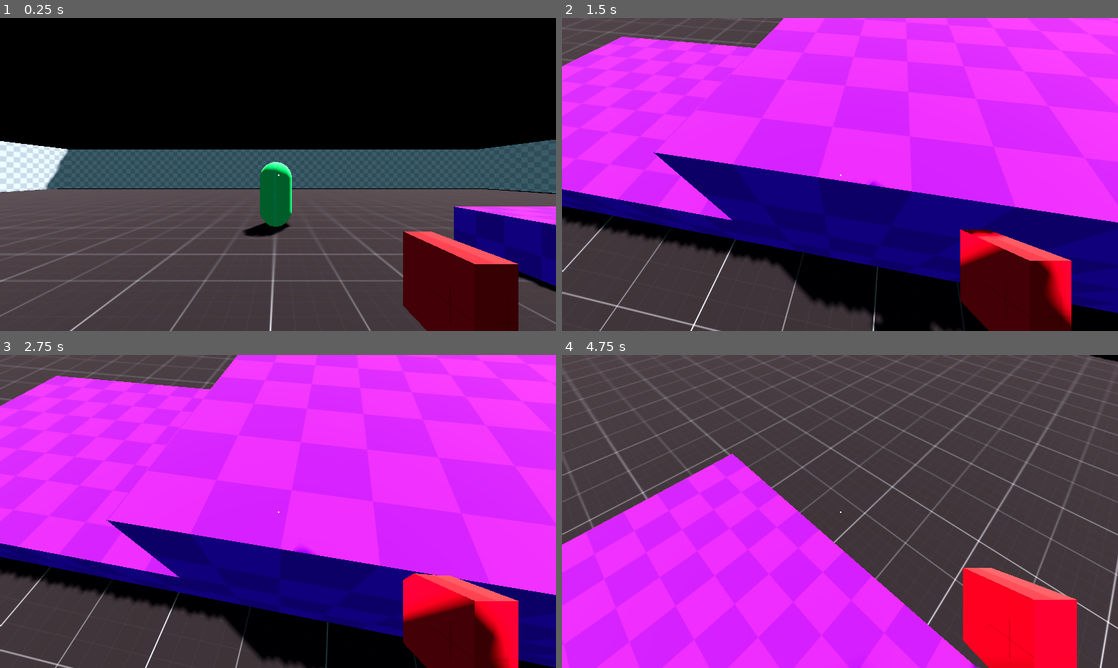
Above: before the commit, frames 1-4 (two rows, left to right).
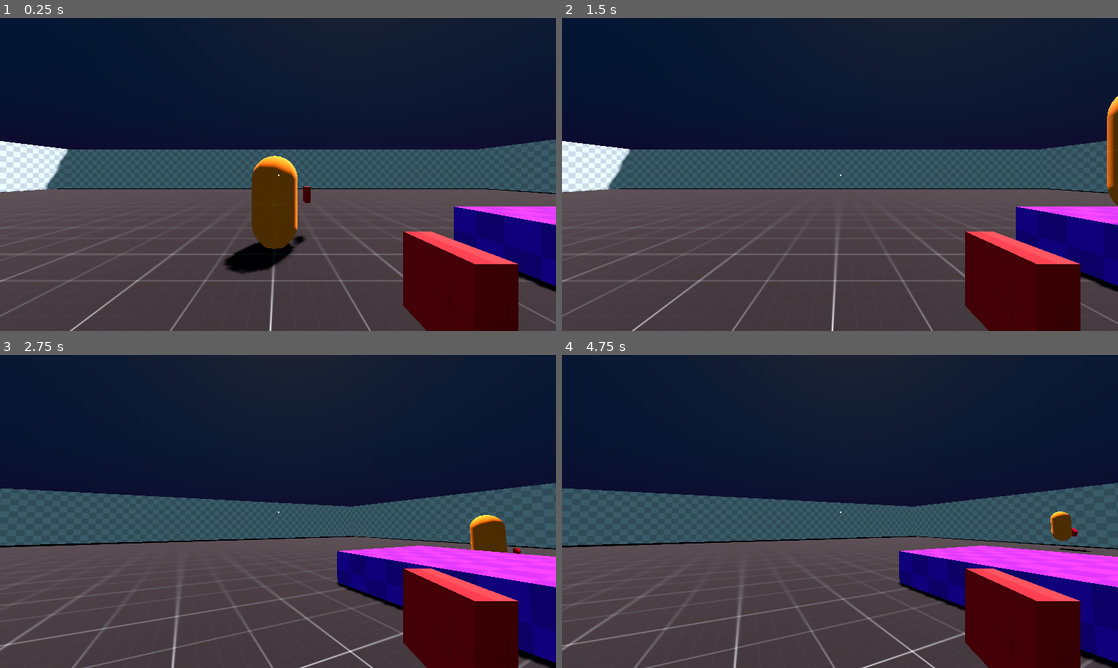
Above: after the commit, the same moments.

Repository: charleybirb/local-co-op-shooter
Game: Godot game, scene res://scenes/test_level.tscn
Two runs of this game, one before a commit and one after it. Both use one fixed random seed, a clock stepped at 60 frames per second and the inputs below.
Inputs (mouse positions are in pixels of both pictures, inside the frame that each line leads up to):
- Up to frame 1 (0.25 s): no input
- Up to frame 2 (1.5 s): tap Enter at 0.5 s; move the mouse to (867, 174) at 0.52 s; hold W (move_forward) from 0.53 s (still down); click (867, 174) at 0.6 s; tap Space (jump) at 0.77, 1.07 s; tap Shift (sprint) at 0.8, 1.35 s; move the mouse to (812, 174) at 1.27 s
- Up to frame 3 (2.75 s): keep holding W (move_forward); tap Space (jump) at 1.52, 1.82, 2.3 s; tap Tab (switch_input_type) at 1.55, 2.1 s; move the mouse to (289, 505) at 2.02 s
- Up to frame 4 (4.75 s): keep holding W (move_forward); move the mouse to (834, 517) at 2.77 s; tap Space (jump) at 2.85, 3.02, 3.32, 3.77, 4.07, 4.52 s; click (834, 517) at 3.05 s; move the mouse to (878, 514) at 3.52 s; click (878, 514) at 3.6 s; tap Shift (sprint) at 3.8, 4.35 s; move the mouse to (795, 508) at 4.27 s; tap Tab (switch_input_type) at 4.55 s

The runs differ from the first frame. In frame 1, 45% of the frame differs, in the area x 0-100%, y 0-82%; in frame 2, 82%; in frame 3, 84%; in frame 4, 97%, in the area x 0-100%, y 0-100%.

Commit message:
detect inputs based on device
keyboard index is -1, gamepad index is 0+

Diff:
--- a/project.godot
+++ b/project.godot
@@ -30,34 +30,29 @@
 
 [input]
 
-jump={
+jump0={
 "deadzone": 0.2,
-"events": [Object(InputEventKey,"resource_local_to_scene":false,"resource_name":"","device":-1,"window_id":0,"alt_pressed":false,"shift_pressed":false,"ctrl_pressed":false,"meta_pressed":false,"pressed":false,"keycode":0,"physical_keycode":32,"key_label":0,"unicode":32,"location":0,"echo":false,"script":null)
-, Object(InputEventJoypadButton,"resource_local_to_scene":false,"resource_name":"","device":-1,"button_index":0,"pressure":0.0,"pressed":true,"script":null)
+"events": [Object(InputEventJoypadButton,"resource_local_to_scene":false,"resource_name":"","device":0,"button_index":0,"pressure":0.0,"pressed":true,"script":null)
 ]
 }
-move_forward={
+move_forward0={
 "deadzone": 0.2,
-"events": [Object(InputEventKey,"resource_local_to_scene":false,"resource_name":"","device":-1,"window_id":0,"alt_pressed":false,"shift_pressed":false,"ctrl_pressed":false,"meta_pressed":false,"pressed":false,"keycode":0,"physical_keycode":87,"key_label":0,"unicode":119,"location":0,"echo":false,"script":null)
-, Object(InputEventJoypadMotion,"resource_local_to_scene":false,"resource_name":"","device":-1,"axis":1,"axis_value":-1.0,"script":null)
+"events": [Object(InputEventJoypadMotion,"resource_local_to_scene":false,"resource_name":"","device":0,"axis":1,"axis_value":-1.0,"script":null)
 ]
 }
-move_backward={
+move_backward0={
 "deadzone": 0.2,
-"events": [Object(InputEventKey,"resource_local_to_scene":false,"resource_name":"","device":-1,"window_id":0,"alt_pressed":false,"shift_pressed":false,"ctrl_pressed":false,"meta_pressed":false,"pressed":false,"keycode":0,"physical_keycode":83,"key_label":0,"unicode":115,"location":0,"echo":false,"script":null)
-, Object(InputEventJoypadMotion,"resource_local_to_scene":false,"resource_name":"","device":-1,"axis":1,"axis_value":1.0,"script":null)
+"events": [Object(InputEventJoypadMotion,"resource_local_to_scene":false,"resource_name":"","device":0,"axis":1,"axis_value":1.0,"script":null)
 ]
 }
-strafe_left={
+strafe_left0={
 "deadzone": 0.2,
-"events": [Object(InputEventKey,"resource_local_to_scene":false,"resource_name":"","device":-1,"window_id":0,"alt_pressed":false,"shift_pressed":false,"ctrl_pressed":false,"meta_pressed":false,"pressed":false,"keycode":0,"physical_keycode":65,"key_label":0,"unicode":97,"location":0,"echo":false,"script":null)
-, Object(InputEventJoypadMotion,"resource_local_to_scene":false,"resource_name":"","device":-1,"axis":0,"axis_value":-1.0,"script":null)
+"events": [Object(InputEventJoypadMotion,"resource_local_to_scene":false,"resource_name":"","device":0,"axis":0,"axis_value":-1.0,"script":null)
 ]
 }
-strafe_right={
+strafe_right0={
 "deadzone": 0.2,
-"events": [Object(InputEventKey,"resource_local_to_scene":false,"resource_name":"","device":-1,"window_id":0,"alt_pressed":false,"shift_pressed":false,"ctrl_pressed":false,"meta_pressed":false,"pressed":false,"keycode":0,"physical_keycode":68,"key_label":0,"unicode":100,"location":0,"echo":false,"script":null)
-, Object(InputEventJoypadMotion,"resource_local_to_scene":false,"resource_name":"","device":-1,"axis":0,"axis_value":1.0,"script":null)
+"events": [Object(InputEventJoypadMotion,"resource_local_to_scene":false,"resource_name":"","device":0,"axis":0,"axis_value":1.0,"script":null)
 ]
 }
 exit={
@@ -67,10 +62,9 @@
 , Object(InputEventJoypadButton,"resource_local_to_scene":false,"resource_name":"","device":-1,"button_index":4,"pressure":0.0,"pressed":true,"script":null)
 ]
 }
-sprint={
+sprint0={
 "deadzone": 0.2,
-"events": [Object(InputEventKey,"resource_local_to_scene":false,"resource_name":"","device":-1,"window_id":0,"alt_pressed":false,"shift_pressed":false,"ctrl_pressed":false,"meta_pressed":false,"pressed":false,"keycode":0,"physical_keycode":4194325,"key_label":0,"unicode":0,"location":0,"echo":false,"script":null)
-, Object(InputEventJoypadButton,"resource_local_to_scene":false,"resource_name":"","device":-1,"button_index":2,"pressure":0.0,"pressed":true,"script":null)
+"events": [Object(InputEventJoypadButton,"resource_local_to_scene":false,"resource_name":"","device":0,"button_index":9,"pressure":0.0,"pressed":true,"script":null)
 ]
 }
 switch_input_type={
@@ -78,24 +72,54 @@
 "events": [Object(InputEventKey,"resource_local_to_scene":false,"resource_name":"","device":-1,"window_id":0,"alt_press …(195 unchanged characters)…
 ]
 }
-look_up={
+look_up0={
 "deadzone": 0.2,
-"events": [Object(InputEventJoypadMotion,"resource_local_to_scene":false,"resource_name":"","device":-1,"axis":3,"axis_value":-1.0,"script":null)
+"events": [Object(InputEventJoypadMotion,"resource_local_to_scene":false,"resource_name":"","device":0,"axis":3,"axis_value":-1.0,"script":null)
 ]
 }
-look_left={
+look_left0={
 "deadzone": 0.2,
-"events": [Object(InputEventJoypadMotion,"resource_local_to_scene":false,"resource_name":"","device":-1,"axis":2,"axis_value":-1.0,"script":null)
+"events": [Object(InputEventJoypadMotion,"resource_local_to_scene":false,"resource_name":"","device":0,"axis":2,"axis_value":-1.0,"script":null)
 ]
 }
-look_right={
+look_right0={
 "deadzone": 0.2,
-"events": [Object(InputEventJoypadMotion,"resource_local_to_scene":false,"resource_name":"","device":-1,"axis":2,"axis_value":1.0,"script":null)
+"events": [Object(InputEventJoypadMotion,"resource_local_to_scene":false,"resource_name":"","device":0,"axis":2,"axis_value":1.0,"script":null)
 ]
 }
-look_down={
+look_down0={
 "deadzone": 0.2,
-"events": [Object(InputEventJoypadMotion,"resource_local_to_scene":false,"resource_name":"","device":-1,"axis":3,"axis_value":1.0,"script":null)
+"events": [Object(InputEventJoypadMotion,"resource_local_to_scene":false,"resource_name":"","device":0,"axis":3,"axis_value":1.0,"script":null)
+]
+}
+shoot0={
+"deadzone": 0.2,
+"events": [Object(InputEventJoypadMotion,"resource_local_to_scene":false,"resource_name":"","device":0,"axis":5,"axis_value":1.0,"script":null)
+]
+}
+jump={
+"deadzone": 0.2,
+"events": [Object(InputEventKey,"resource_local_to_scene":false,"resource_name":"","device":-1,"window_id":0,"alt_pressed":false,"shift_pressed":false,"ctrl_pressed":false,"meta_pressed":false,"pressed":false,"keycode":0,"physical_keycode":32,"key_label":0,"unicode":32,"location":0,"echo":false,"script":null)
+]
+}
+move_forward={
+"deadzone": 0.2,
+"events": [Object(InputEventKey,"resource_local_to_scene":false,"resource_name":"","device":-1,"window_id":0,"alt_pressed":false,"shift_pressed":false,"ctrl_pressed":false,"meta_pressed":false,"pressed":false,"keycode":0,"physical_keycode":87,"key_label":0,"unicode":119,"location":0,"echo":false,"script":null)
+]
+}
+move_backward={
+"deadzone": 0.2,
+"events": [Object(InputEventKey,"resource_local_to_scene":false,"resource_name":"","device":-1,"window_id":0,"alt_pressed":false,"shift_pressed":false,"ctrl_pressed":false,"meta_pressed":false,"pressed":false,"keycode":0,"physical_keycode":83,"key_label":0,"unicode":115,"location":0,"echo":false,"script":null)
+]
+}
+strafe_left={
+"deadzone": 0.2,
+"events": [Object(InputEventKey,"resource_local_to_scene":false,"resource_name":"","device":-1,"window_id":0,"alt_pressed":false,"shift_pressed":false,"ctrl_pressed":false,"meta_pressed":false,"pressed":false,"keycode":0,"physical_keycode":65,"key_label":0,"unicode":97,"location":0,"echo":false,"script":null)
+]
+}
+strafe_right={
+"deadzone": 0.2,
+"events": [Object(InputEventKey,"resource_local_to_scene":false,"resource_name":"","device":-1,"window_id":0,"alt_pressed":false,"shift_pressed":false,"ctrl_pressed":false,"meta_pressed":false,"pressed":false,"keycode":0,"physical_keycode":68,"key_label":0,"unicode":100,"location":0,"echo":false,"script":null)
 ]
 }
 shoot={
@@ -103,6 +127,11 @@
 "events": [Object(InputEventMouseButton,"resource_local_to_scene":false,"resource_name":"","device":-1,"window_id":0,"a …(253 unchanged characters)…
 ]
 }
+sprint={
+"deadzone": 0.2,
+"events": [Object(InputEventKey,"resource_local_to_scene":false,"resource_name":"","device":-1,"window_id":0,"alt_pressed":false,"shift_pressed":false,"ctrl_pressed":false,"meta_pressed":false,"pressed":false,"keycode":0,"physical_keycode":4194325,"key_label":0,"unicode":0,"location":0,"echo":false,"script":null)
+]
+}
 
 [physics]
 
--- a/scenes/player_one.tscn
+++ b/scenes/player_one.tscn
@@ -6,6 +6,8 @@
 [ext_resource type="Script" uid="uid://c11p5jggd1jax" path="res://scripts/input_manager.gd" id="3_2ye1c"]
 [ext_resource type="Texture2D" uid="uid://c0kdmacw2tqae" path="res://textures/test_textures/red/texture_10.png" id="3_67mun"]
 [ext_resource type="PackedScene" uid="uid://bn06c48koa7m5" path="res://scenes/bullet_hole_decal.tscn" id="4_3v6dx"]
+[ext_resource type="AudioStream" uid="uid://cf3hx1gvrkm7d" path="res://audio/gunshot.wav" id="6_6sjib"]
+[ext_resource type="Script" uid="uid://dp2xmorkro450" path="res://scripts/health_component.gd" id="7_g53jo"]
 
 [sub_resource type="StandardMaterial3D" id="StandardMaterial3D_ahbqi"]
 albedo_texture = ExtResource("1_5g46b")
@@ -110,10 +112,11 @@
 [node name="Camera3D" type="Camera3D" parent="Head/Pan/Tilt"]
 current = true
 
-[node name="WeaponSpot" type="Node3D" parent="Head/Pan/Tilt/Camera3D" node_paths=PackedStringArray("raycast")]
+[node name="WeaponSpot" type="Node3D" parent="Head/Pan/Tilt/Camera3D" node_paths=PackedStringArray("raycast", "player")]
 script = ExtResource("3_2pt5b")
 raycast = NodePath("RayCast3D")
 decal_scene = ExtResource("4_3v6dx")
+player = NodePath("../../../../..")
 
 [node name="MeshInstance3D" type="MeshInstance3D" parent="Head/Pan/Tilt/Camera3D/WeaponSpot"]
 transform = Transform3D(0.999993, 0, -0.00383971, 0, 1, 0, 0.00383971, 0, 0.999993, 0.746672, -0.504615, -0.89451)
@@ -126,6 +129,9 @@
 
 [node name="RayCast3D" type="RayCast3D" parent="Head/Pan/Tilt/Camera3D/WeaponSpot"]
 target_position = Vector3(0, 0, -40)
+
+[node name="AudioStreamPlayer" type="AudioStreamPlayer" parent="Head/Pan/Tilt/Camera3D/WeaponSpot"]
+stream = ExtResource("6_6sjib")
 
 [node name="InputManager" type="Node" parent="."]
 script = ExtResource("3_2ye1c")
@@ -144,3 +150,6 @@
 offset_bottom = 2.5
 grow_horizontal = 2
 grow_vertical = 2
+
+[node name="HealthComponent" type="Node" parent="."]
+script = ExtResource("7_g53jo")
--- a/scenes/player_two.tscn
+++ b/scenes/player_two.tscn
@@ -1,6 +1,8 @@
-[gd_scene load_steps=5 format=3 uid="uid://btcq18bc4nik"]
+[gd_scene load_steps=7 format=3 uid="uid://btcq18bc4nik"]
 
 [ext_resource type="Texture2D" uid="uid://0tsoeomfhk5h" path="res://textures/test_textures/green/texture_05.png" id="1_18nlp"]
+[ext_resource type="Script" uid="uid://bxc5dl5bce36j" path="res://scripts/player_two.gd" id="1_rksa8"]
+[ext_resource type="Script" uid="uid://dp2xmorkro450" path="res://scripts/health_component.gd" id="2_jh5ej"]
 
 [sub_resource type="StandardMaterial3D" id="StandardMaterial3D_4asn1"]
 albedo_texture = ExtResource("1_18nlp")
@@ -15,6 +17,7 @@
 
 [node name="PlayerTwo" type="CharacterBody3D"]
 transform = Transform3D(-0.999428, 0, 0.0338181, 0, 1, 0, -0.0338181, 0, -0.999428, 0, 0, 0)
+script = ExtResource("1_rksa8")
 
 [node name="MeshInstance3D" type="MeshInstance3D" parent="."]
 mesh = SubResource("CapsuleMesh_dw7u0")
@@ -26,3 +29,6 @@
 transform = Transform3D(1, 0, 0, 0, 1, 0, 0, 0, 1, 0, 0.587935, 0)
 
 [node name="Camera3D" type="Camera3D" parent="Head"]
+
+[node name="HealthComponent" type="Node" parent="."]
+script = ExtResource("2_jh5ej")
--- a/scenes/test_level.tscn
+++ b/scenes/test_level.tscn
@@ -1,22 +1,25 @@
-[gd_scene load_steps=14 format=3 uid="uid://b1i4hfe43ywad"]
+[gd_scene load_steps=12 format=3 uid="uid://b1i4hfe43ywad"]
 
 [ext_resource type="Script" uid="uid://cctycctly2d0y" path="res://scripts/test_level.gd" id="1_tmr53"]
 [ext_resource type="PackedScene" uid="uid://d4igm5uqht7m4" path="res://scenes/player_one.tscn" id="2_x4b8f"]
-[ext_resource type="PackedScene" uid="uid://btcq18bc4nik" path="res://scenes/player_two.tscn" id="4_qcd3b"]
 [ext_resource type="Texture2D" uid="uid://c57kgc3nnb4jo" path="res://textures/test_textures/dark/texture_03.png" id="4_x4b8f"]
 [ext_resource type="Texture2D" uid="uid://b1gsawvq01dto" path="res://textures/test_textures/light/texture_07.png" id="5_tmr53"]
 [ext_resource type="Texture2D" uid="uid://cla1bhtmtgak3" path="res://textures/test_textures/purple/texture_09.png" id="6_qcd3b"]
-[ext_resource type="PackedScene" uid="uid://bn06c48koa7m5" path="res://scenes/bullet_hole_decal.tscn" id="7_88ety"]
 
 [sub_resource type="ProceduralSkyMaterial" id="ProceduralSkyMaterial_tmr53"]
-sky_horizon_color = Color(0.662243, 0.671743, 0.686743, 1)
-ground_horizon_color = Color(0.662243, 0.671743, 0.686743, 1)
+sky_top_color = Color(0.34, 0.593, 1, 1)
+sky_horizon_color = Color(0.6372, 0.243, 0.9, 1)
+sky_curve = 0.0803831
+ground_bottom_color = Color(0.344882, 0.578836, 0.420132, 1)
+ground_horizon_color = Color(0.408, 0.710033, 0.85, 1)
+ground_curve = 0.0292818
+sun_angle_max = 197.76
 
 [sub_resource type="Sky" id="Sky_qcd3b"]
 sky_material = SubResource("ProceduralSkyMaterial_tmr53")
 
 [sub_resource type="Environment" id="Environment_88ety"]
-background_mode = 1
+background_mode = 2
 background_energy_multiplier = 0.2
 sky = SubResource("Sky_qcd3b")
 ambient_light_source = 2
@@ -58,8 +61,9 @@
 [node name="PlayerOne" parent="." instance=ExtResource("2_x4b8f")]
 transform = Transform3D(1, 0, 0, 0, 1, 0, 0, 0, 1, 0, 1.46109, 0)
 
-[node name="PlayerTwo" parent="." instance=ExtResource("4_qcd3b")]
-transform = Transform3D(-0.999428, 0, 0.0338181, 0, 1, 0, -0.0338181, 0, -0.999428, 0, 1.46109, -6.32515)
+[node name="PlayerOne2" parent="." instance=ExtResource("2_x4b8f")]
+transform = Transform3D(1, 0, 0, 0, 1, 0, 0, 0, 1, 0, 1.46109, -4.43712)
+joy_index = -1
 
 [node name="Environment" type="Node3D" parent="."]
 
@@ -117,16 +121,13 @@
 material = SubResource("StandardMaterial3D_88ety")
 
 [node name="Platform5" type="CSGBox3D" parent="Environment"]
-transform = Transform3D(1, 0, 0, 0, 1, 0, 0, 0, 1, -6.93861, 3.03575, 3.02868)
+transform = Transform3D(1, 0, 0, 0, 1, 0, 0, 0, 1, -1.95629, 4.85783, 9.31375)
 use_collision = true
 size = Vector3(3.82, 1, 5.014)
 material = SubResource("StandardMaterial3D_88ety")
 
 [node name="Platform6" type="CSGBox3D" parent="Environment"]
-transform = Transform3D(1, 0, 0, 0, 1, 0, 0, 0, 1, -13.9407, 3.03575, 3.02868)
+transform = Transform3D(1, 0, 0, 0, 1, 0, 0, 0, 1, -11.9217, 5.37077, 9.49457)
 use_collision = true
 size = Vector3(3.82, 1, 5.014)
 material = SubResource("StandardMaterial3D_88ety")
-
-[node name="BulletHoleDecal" parent="." instance=ExtResource("7_88ety")]
-transform = Transform3D(1, 0, 0, 0, -4.37114e-08, -1, 0, 1, -4.37114e-08, 0, 1.22419, -5.85886)
--- /dev/null
+++ b/scripts/health_component.gd
@@ -0,0 +1,22 @@
+extends Node
+
+@export var max_health : int = 10
+@export var defense : int = 1
+var current_health : int = max_health
+
+
+func _ready() -> void:
+	get_parent().add_user_signal("damage_taken", [{"name": "dmg"}, {"type": TYPE_INT}])
+	get_parent().connect(&"damage_taken", take_damage)
+
+
+func take_damage(dmg: int) -> void:
+	var total_dmg : int = dmg - defense
+	if total_dmg < 0: total_dmg = 0
+	current_health -= total_dmg
+	if current_health <= 0:
+		die()
+
+
+func die() -> void:
+	get_parent().queue_free()
--- a/scripts/input_manager.gd
+++ b/scripts/input_manager.gd
@@ -2,41 +2,54 @@
 extends Node
 
 var mouse_dir : Vector2 = Vector2.ZERO
+var parent : CharacterBody3D
+
+
+func _ready() -> void:
+	parent = get_parent()
 
 func _unhandled_input(event: InputEvent) -> void:
+	if parent.is_joypad: return
 	if not event is InputEventMouseMotion: return
 	mouse_dir.x = event.relative.x
 	mouse_dir.y = event.relative.y
-	#pan.rotate_y(-event.relative.x * LOOK_SENS)
-	#tilt.rotate_x(-event.relative.y * LOOK_SENS)
-	#tilt.rotation.x = clamp(tilt.rotation.x, deg_to_rad(TILT_CLAMP.x), deg_to_rad(TILT_CLAMP.y))
 
 
 func get_inputs() -> InputPackage:
 	var input : InputPackage = InputPackage.new()
+	var joy_index : String = str(parent.joy_index) if parent.joy_index != -1 else ""
 
 	var pressable_actions : Array[StringName] = [
-		&"jump",
+		&"jump" + joy_index,
 	]
 	for action : StringName in pressable_actions:
 		if check_pressed_action(action):
-			input.pressed_actions.append(action)
+			input.pressed_actions.append(action.trim_suffix(joy_index))
 
 	var held_actions : Array[StringName] = [
-		&"sprint"
+		&"sprint" + joy_index
 	]
 	for action : StringName in held_actions:
 		if check_held_action(action):
-			input.held_actions.append(action)
+			input.held_actions.append(action.trim_suffix(joy_index))
 
-	var move_dir : Vector2 = Input.get_vector(&"strafe_left", &"strafe_right", &"move_forward", &"move_backward")
+	var move_dir : Vector2 = Input.get_vector(
+		&"strafe_left" + joy_index,
+		&"strafe_right" + joy_index,
+		&"move_forward" + joy_index,
+		&"move_backward" + joy_index)
 	input.move_direction = move_dir
 
-	var look_dir : Vector2 = Input.get_vector(&"look_left", &"look_right", &"look_up", &"look_down")
-	input.look_direction = look_dir
-
-	input.mouse_direction = mouse_dir
-	mouse_dir = Vector2.ZERO
+	if parent.is_joypad:
+		var look_dir : Vector2 = Input.get_vector(
+			&"look_left" + joy_index,
+			&"look_right" + joy_index,
+			&"look_up" + joy_index,
+			&"look_down" + joy_index)
+		input.look_direction = look_dir
+	else:
+		input.mouse_direction = mouse_dir
+		mouse_dir = Vector2.ZERO
 
 	return input
 
--- a/scripts/player_one.gd
+++ b/scripts/player_one.gd
@@ -19,26 +19,28 @@
 @export var pan : Node3D
 @export var camera : Camera3D
 @export var input_manager : InputManager
+@export var joy_index : int = 0
 
 var speed : float = WALK_SPEED
 var t_bob : float = 0.0
-var is_gamepad : bool = false
+var is_joypad : bool = true
 
 var jump_time_pressed : float = 0.0
 var coyote_time : float = 0.0
 
-
 func _ready() -> void:
 	Input.set_mouse_mode(Input.MOUSE_MODE_CAPTURED)
+	if joy_index == 0: camera.make_current()
+	else: is_joypad = false
 
 
 func _physics_process(delta: float) -> void:
 	var input : InputPackage = input_manager.get_inputs()
 
 	if Input.is_action_just_pressed(&"switch_input_type"):
-		is_gamepad = !is_gamepad
+		is_joypad = !is_joypad
 
-	if is_gamepad:
+	if is_joypad:
 		move_camera(input.look_direction, LOOK_SENS)
 	else:
 		move_camera(input.mouse_direction, MOUSE_SENS)
--- /dev/null
+++ b/scripts/player_two.gd
@@ -0,0 +1,18 @@
+extends CharacterBody3D
+
+
+const SPEED = 5.0
+const JUMP_VELOCITY = 4.5
+
+var joypad_index = 1
+
+func _ready() -> void:
+	if Input.get_connected_joypads().size() == 1:
+
+
+
+func _physics_process(delta: float) -> void:
+	# Add the gravity.
+	if not is_on_floor():
+		velocity += get_gravity() * delta
+	move_and_slide()
--- a/scripts/weapon.gd
+++ b/scripts/weapon.gd
@@ -2,21 +2,44 @@
 
 @export var raycast : RayCast3D
 @export var decal_scene : PackedScene
+@export var power : int = 5
 
+@export var player : CharacterBody3D
 
+@onready var sfx : AudioStreamPlayer = $AudioStreamPlayer
 @onready var anim_player : AnimationPlayer = $MeshInstance3D/AnimationPlayer
 
 var decals : Array[Decal] = []
+var joy_index : int
+
+func _ready() -> void:
+	joy_index = player.joy_index
 
 func _physics_process(_delta: float) -> void:
-	if Input.is_action_just_pressed(&"shoot") and not anim_player.is_playing():
+	var action_suffix = str(joy_index) if joy_index != -1 else ""
+	if Input.is_action_just_pressed(&"shoot" + action_suffix) and not anim_player.is_playing():
 		shoot()
 
 
 func shoot() -> void:
 	anim_player.play(&"shoot")
+	sfx.play()
+
 	if not raycast.get_collider(): return
+
 	var collider : Node3D = raycast.get_collider()
+	if not collider is CharacterBody3D:
+		create_decal(collider)
+	else:
+		collider.get_child(0).scale = Vector3(1.1, 1.1, 1.1)
+		await get_tree().create_timer(0.1).timeout
+		collider.get_child(0).scale = Vector3(1.0, 1.0, 1.0)
+
+	if collider.has_user_signal(&"damage_taken"):
+		collider.emit_signal(&"damage_taken", power)
+
+
+func create_decal(collider: Node3D) -> void:
 	var col_point : Vector3 = raycast.get_collision_point()
 	var col_normal : Vector3 = raycast.get_collision_normal()
 	var new_decal : Decal = decal_scene.instantiate()
@@ -25,8 +48,10 @@
 	new_decal.global_transform.origin = col_point
 
 	var up_vector : Vector3 = Vector3.UP if col_normal != Vector3.UP else Vector3.RIGHT
-	new_decal.look_at(col_point + col_normal, up_vector)
+	var look_vector : Vector3 = col_point + col_normal
+	new_decal.look_at(look_vector, up_vector)
 	new_decal.rotation.x -= PI/2
+	#when the col_normal is pointing straight down, the look_vector and up_vector are parallel? idk
 
 	decals.append(new_decal)
 	if decals.size() > 10: decals.pop_front().queue_free()
Not shown, added: audio/gunshot-sound-heavy-fx_174bpm_A#_minor.wav.import
Not shown, added: audio/gunshot.wav.import
Not shown: 1 places in scenes/player_one.tscn that only renumber resources
Not shown, added: scripts/health_component.gd.uid
Not shown, added: scripts/player_two.gd.uid
Not shown, added: audio/gunshot-sound-heavy-fx_174bpm_A#_minor.wav
Not shown, added: audio/gunshot.wav
